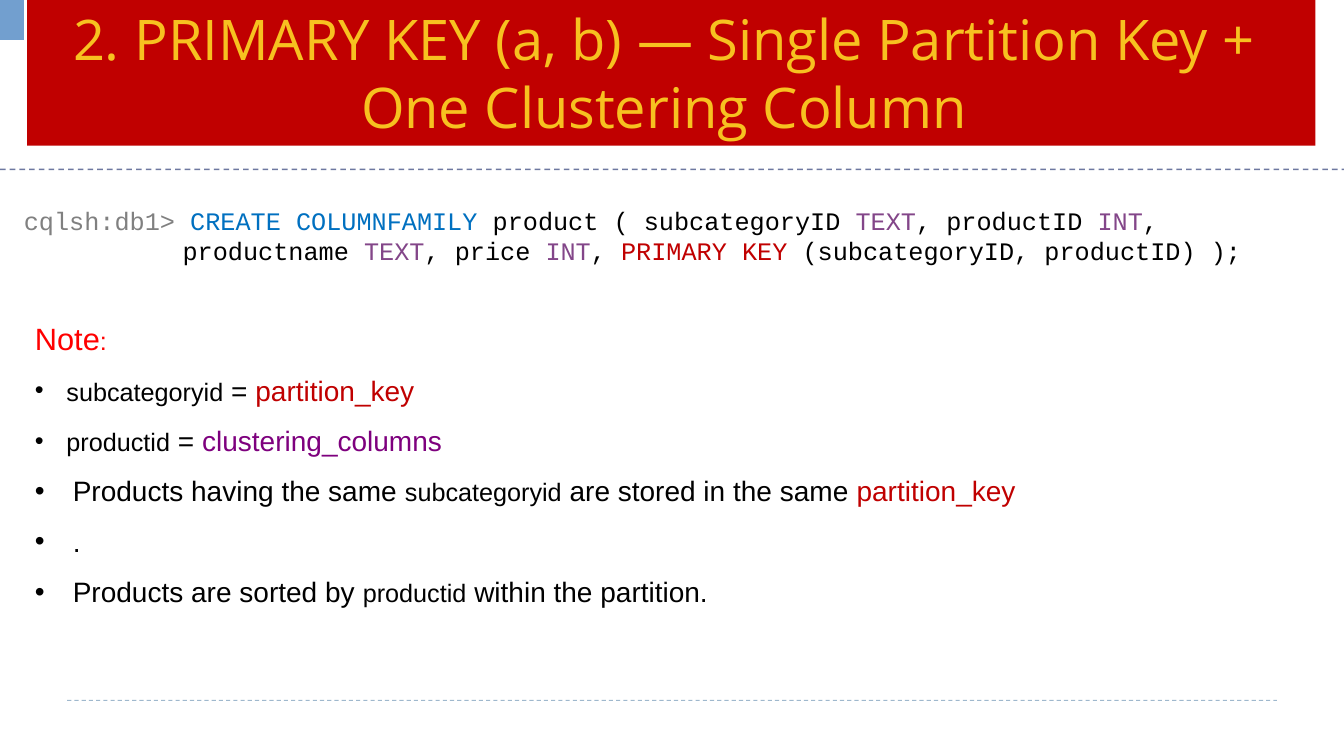
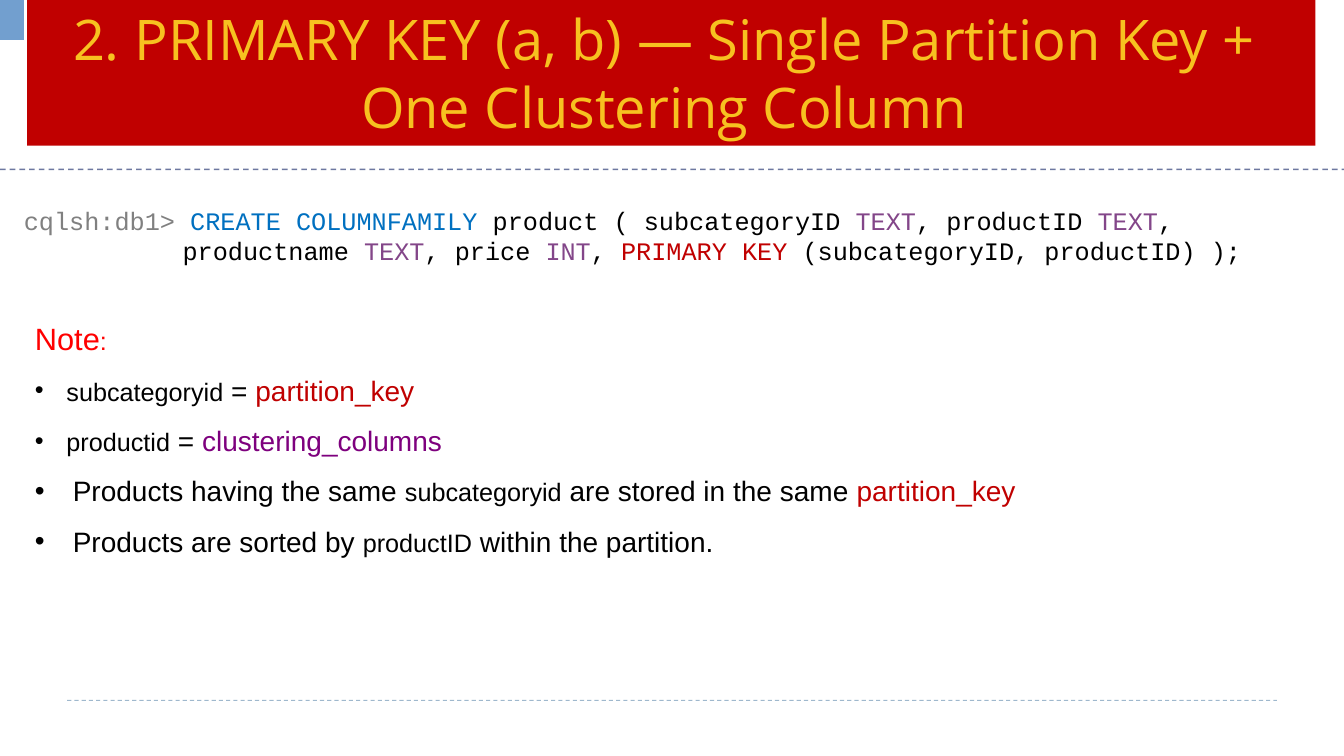
Before and after one commit to Saleel-Bagde/PPT-s, a slide deck: slide 19 of Cassandra Ver3.pptx. Drawn at 1344x756 pixels with LibreOffice and Linux fonts; fonts in the diff are those of the drawing. Boxes give left, top, right and bottom in pixels: in the first picture for what was removed or moved away, otherwise in the second. Text is boxed around its words. In the diff, an @@ line names an element or a change of style, - is before the commit and + after.

```diff
--- a/Cassandra Ver3.pptx
+++ b/Cassandra Ver3.pptx
@@ text at box(24, 212, 1195, 266): text changed @@
-cqlsh:db1> CREATE COLUMNFAMILY product ( subcategoryID TEXT, productID INT, productname TEXT, price INT, PRIMARY KEY (subcategoryID, productID) );
+cqlsh:db1> CREATE COLUMNFAMILY product ( subcategoryID TEXT, productID TEXT, productname TEXT, price INT, PRIMARY KEY (subcategoryID, productID) );
@@ text at box(73, 531, 713, 558): text changed @@
-• .
-• Products are sorted by productid within the partition.
+• Products are sorted by productID within the partition.
```
Also in this commit, not shown: 3 other slides changed.
